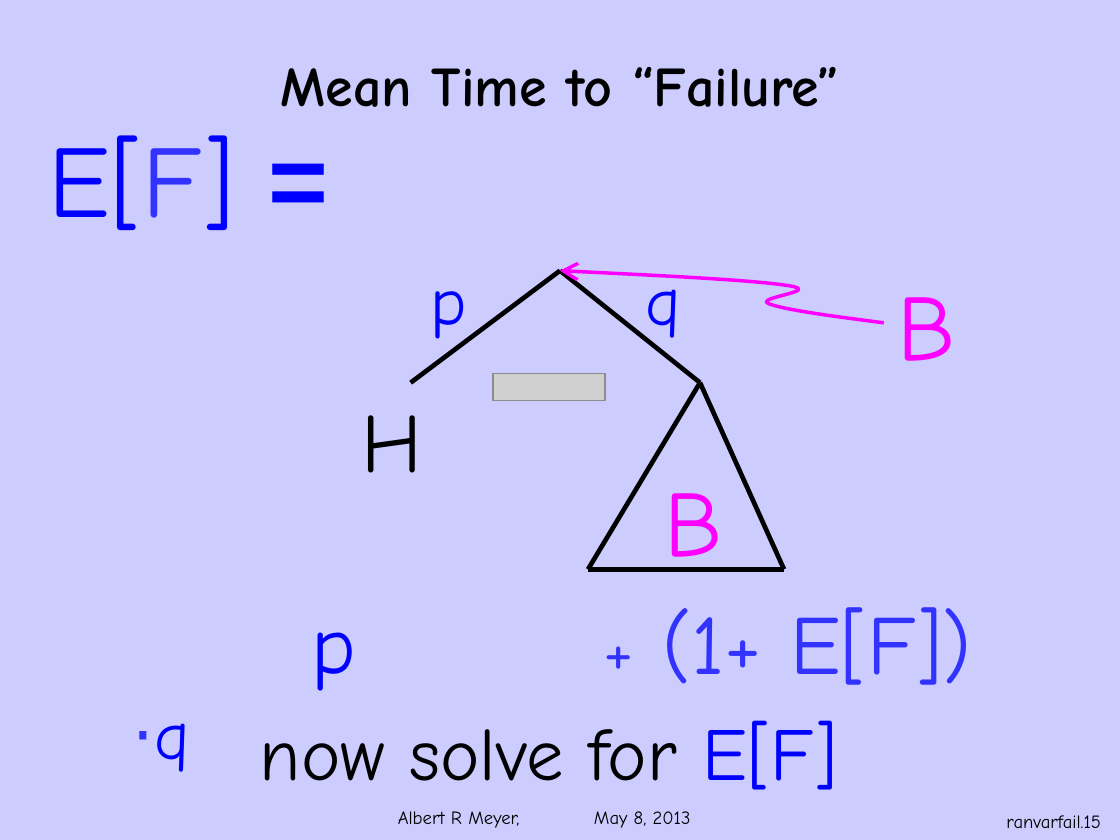
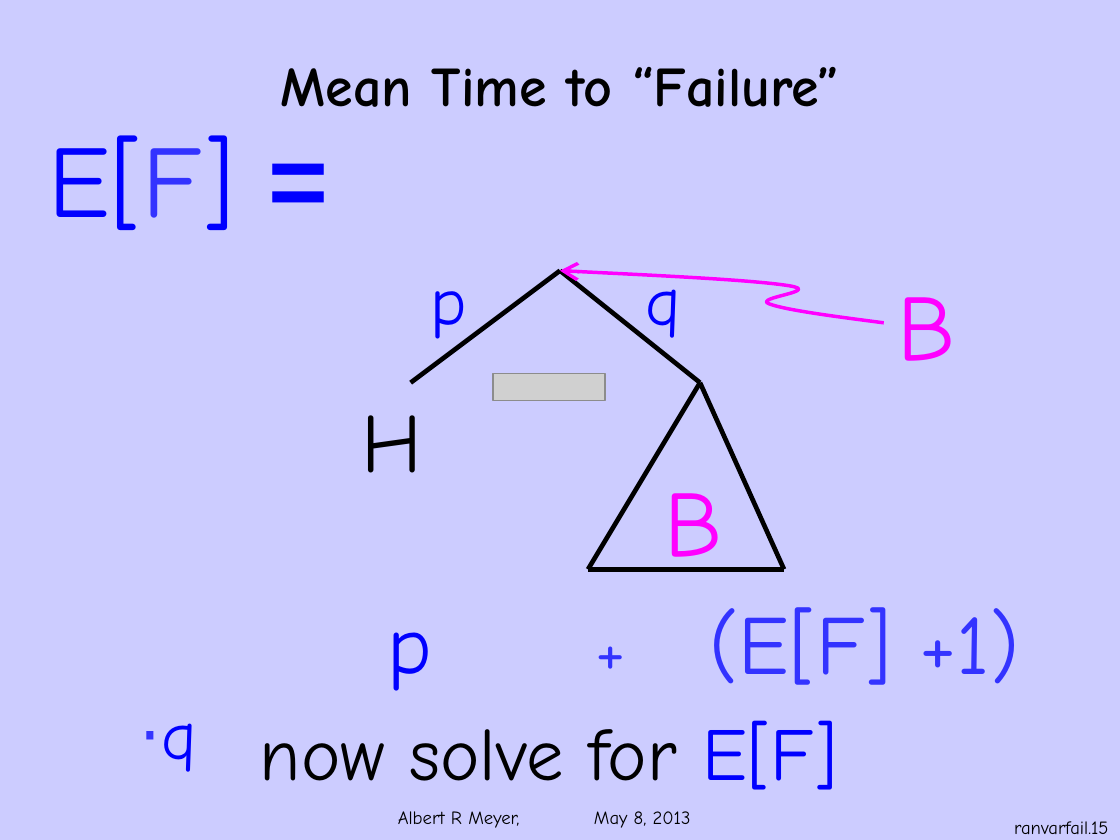
Before and after one commit to armeyer/mcs_web, a slide deck: slide 15 of spring13/slides13/ranvar-expect-fail.pptx. Drawn at 1120x840 pixels with LibreOffice and Linux fonts; fonts in the diff are those of the drawing; grey boxes stand for pictures; background and template pictures are left out. Boxes give left, top, right and bottom in pixels: in the first picture for what was removed or moved away, otherwise in the second. Text is boxed around its words. In the diff, an @@ line names an element or a change of style, - is before the commit and + after.

Commit message:
tweak ranvar-expect-fail.pptx

```diff
--- a/spring13/slides13/ranvar-expect-fail.pptx
+++ b/spring13/slides13/ranvar-expect-fail.pptx
@@ text at bbox=[140, 607, 1020, 772]: text changed @@
-p + (1+ E[F]) ⋅q
+p + (E[F] +1) ⋅q
@@ page number: place and size @@
-page number at bbox=[1006, 815, 1101, 828]
+page number at bbox=[1014, 821, 1109, 834]
```
Also in this commit, not shown: 2 other slides changed.
